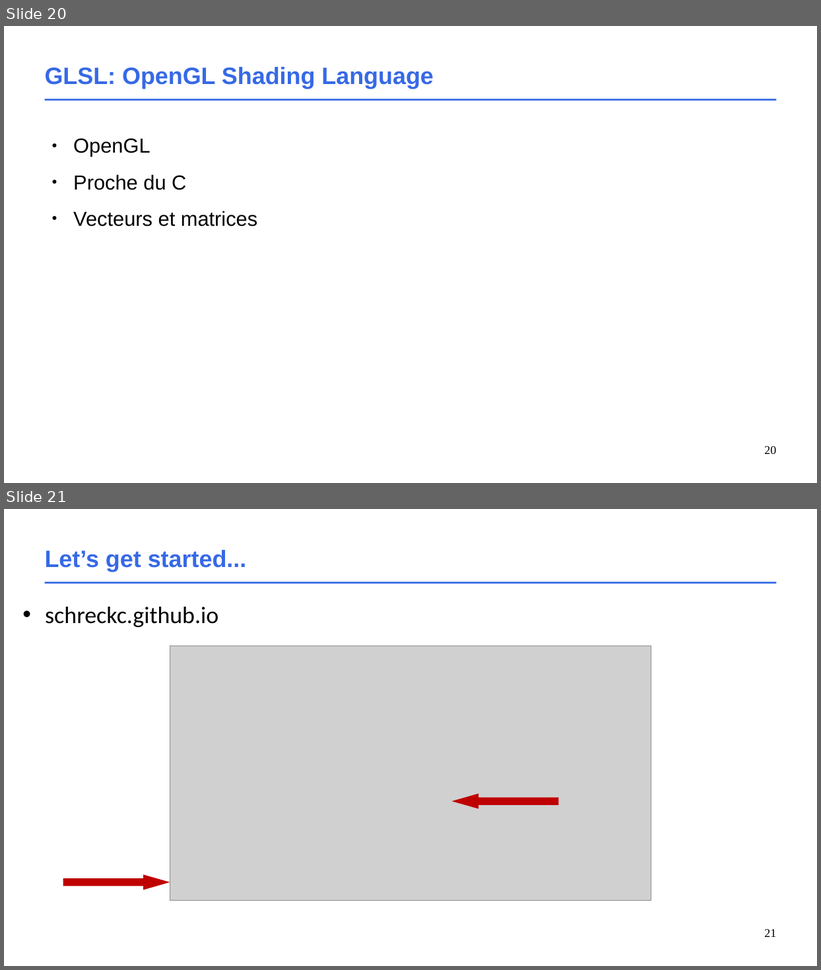
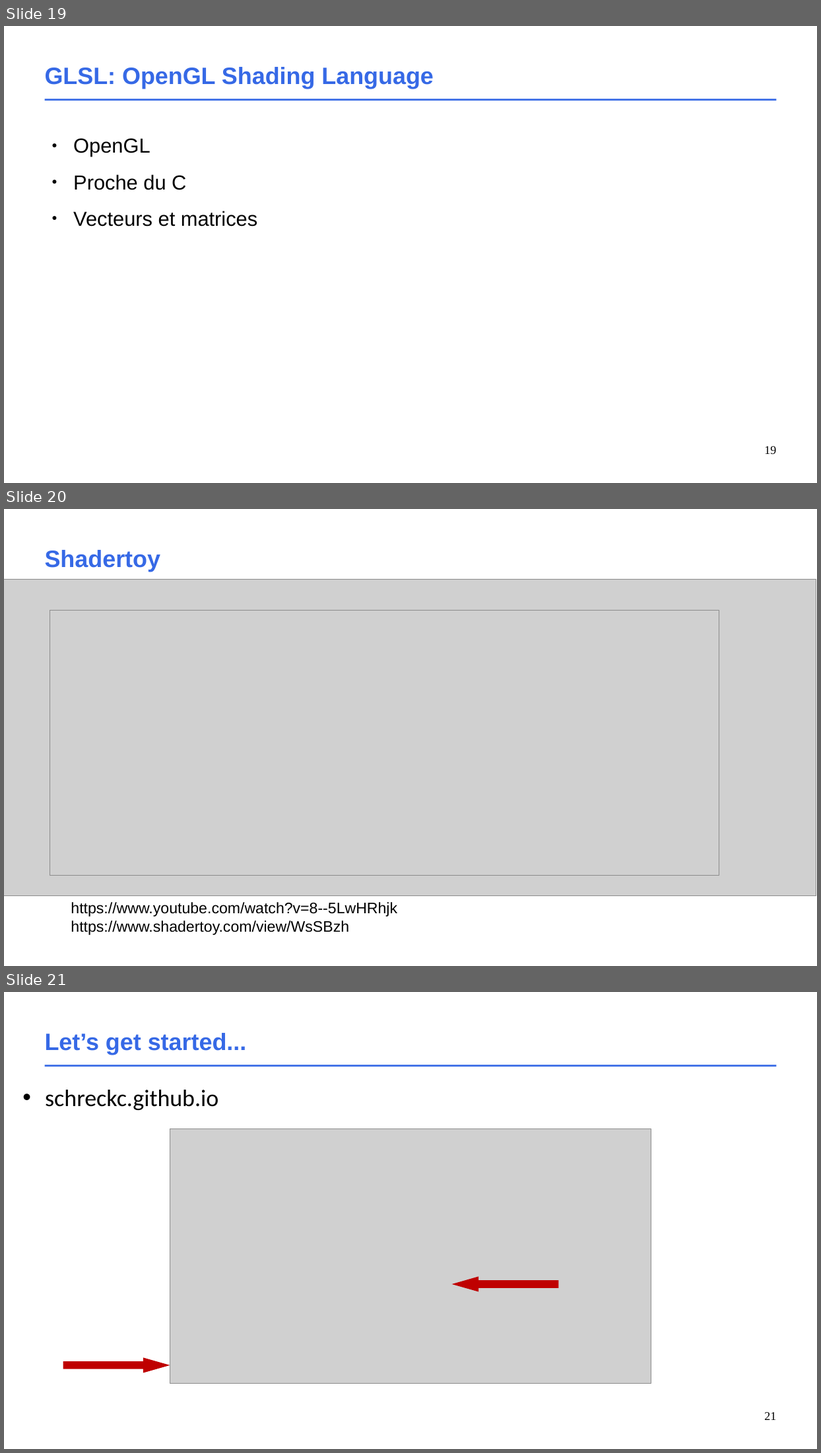
Before and after one commit to schreckc/schreckc.github.io, a slide deck: cours/graphics_shader.odp. Shown one above the other, each under a label of ours: slides 20 and 21 before the commit, slides 19, 20 and 21 after it. The pictures are 821x970 and 821x1453 pixels, drawn with LibreOffice and Linux fonts; fonts in the diff are those of the drawing; grey boxes stand for pictures. Boxes give left, top, right and bottom in pixels: in the first picture for what was removed or moved away, otherwise in the second. Text is boxed around its words. In the diff, an @@ line names an element or a change of style, - is before the commit and + after.

Commit message:
updated slides intro shader

```diff
--- a/cours/graphics_shader.odp
+++ b/cours/graphics_shader.odp
@@ slide 20 added at <box>4,509,817,966</box>, background #FFFFFF @@
@@ title added at <box>45,550,161,572</box>, 28 pt, text #3669E6, bold @@
+Shadertoy
@@ picture added at <box>4,579,816,896</box> @@
@@ picture added at <box>50,610,719,875</box> @@
@@ text added at <box>71,902,397,935</box>, 18 pt, text #000000 @@
+https://www.youtube.com/watch?v=8--5LwHRhjk
+https://www.shadertoy.com/view/WsSBzh
@@ what was slide 20 is now slide 19 @@
@@ page number at <box>764,446,776,454</box>: text changed @@
-20
+19
```
Also in this commit, not shown: 2 slides changed, 1 slide removed, 1 other file.
